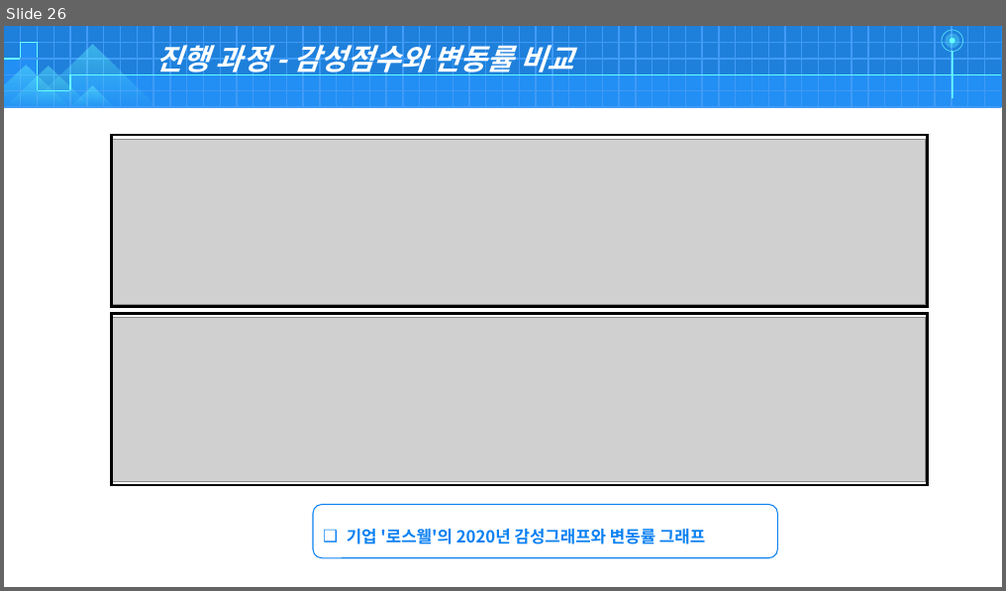
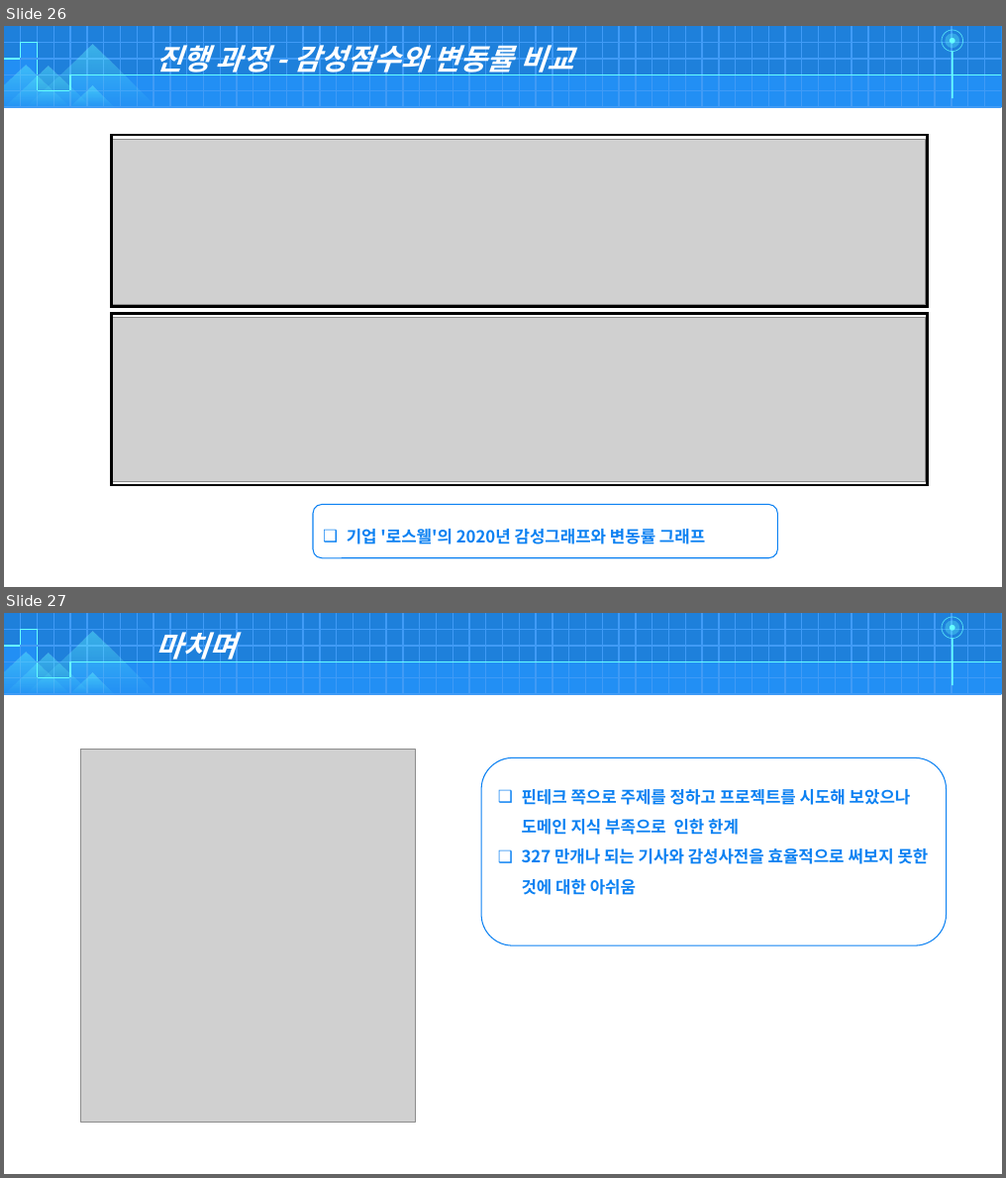
Before and after one commit to OHoRaaa/B_Project_5, a slide deck: 5차 Project 발표.pptx. Shown one above the other, each under a label of ours: slide 26 before the commit, slides 26 and 27 after it. The pictures are 1006x591 and 1006x1178 pixels, drawn with LibreOffice and Linux fonts; fonts in the diff are those of the drawing; grey boxes stand for pictures. Boxes give left, top, right and bottom in pixels: in the first picture for what was removed or moved away, otherwise in the second. Text is boxed around its words. In the diff, an @@ line names an element or a change of style, - is before the commit and + after.

Commit message:
2022.05.16 update

```diff
--- a/5차 Project 발표.pptx
+++ b/5차 Project 발표.pptx
@@ slide 27 added at [4, 613, 1002, 1174], background #FFFFFF @@
@@ rectangle added at [4, 613, 1002, 694], fill pattern #228FF4 on #228FF4 @@
@@ table added at [4, 613, 992, 694], 5 rows, 60 columns @@
+ |  |  |  |  |  |  |  |  |  |  |  |  |  |  |  |  |  |  |  |  |  |  |  |  |  |  |  |  |  |  |  |  |  |  |  |  |  |  |  |  |  |  |  |  |  |  |  |  |  |  |  |  |  |  |  |  |  |  | 
+ |  |  |  |  |  |  |  |  |  |  |  |  |  |  |  |  |  |  |  |  |  |  |  |  |  |  |  |  |  |  |  |  |  |  |  |  |  |  |  |  |  |  |  |  |  |  |  |  |  |  |  |  |  |  |  |  |  |  | 
+ |  |  |  |  |  |  |  |  |  |  |  |  |  |  |  |  |  |  |  |  |  |  |  |  |  |  |  |  |  |  |  |  |  |  |  |  |  |  |  |  |  |  |  |  |  |  |  |  |  |  |  |  |  |  |  |  |  |  | 
+ |  |  |  |  |  |  |  |  |  |  |  |  |  |  |  |  |  |  |  |  |  |  |  |  |  |  |  |  |  |  |  |  |  |  |  |  |  |  |  |  |  |  |  |  |  |  |  |  |  |  |  |  |  |  |  |  |  |  | 
+ |  |  |  |  |  |  |  |  |  |  |  |  |  |  |  |  |  |  |  |  |  |  |  |  |  |  |  |  |  |  |  |  |  |  |  |  |  |  |  |  |  |  |  |  |  |  |  |  |  |  |  |  |  |  |  |  |  |  | 
@@ text added at [155, 632, 236, 663], 28 pt, text #FFFFFF, bold, italic @@
+마치며
@@ group added at [943, 617, 963, 685]: 3 ellipses, 1 line @@
@@ group added at [4, 632, 157, 695]: 4 freeform shapes @@
@@ picture added at [80, 750, 415, 1122] @@
@@ rounded rectangle added at [481, 759, 946, 947], fill #FFFFFF, outline #0C81F2 1 pt, 16 pt, text #0C81F2, bold @@
+❑ 핀테크 쪽으로 주제를 정하고 프로젝트를 시도해 보았으나 도메인 지식 부족으로 인한 한계
+❑ 327 만개나 되는 기사와 감성사전을 효율적으로 써보지 못한 것에 대한 아쉬움
```
